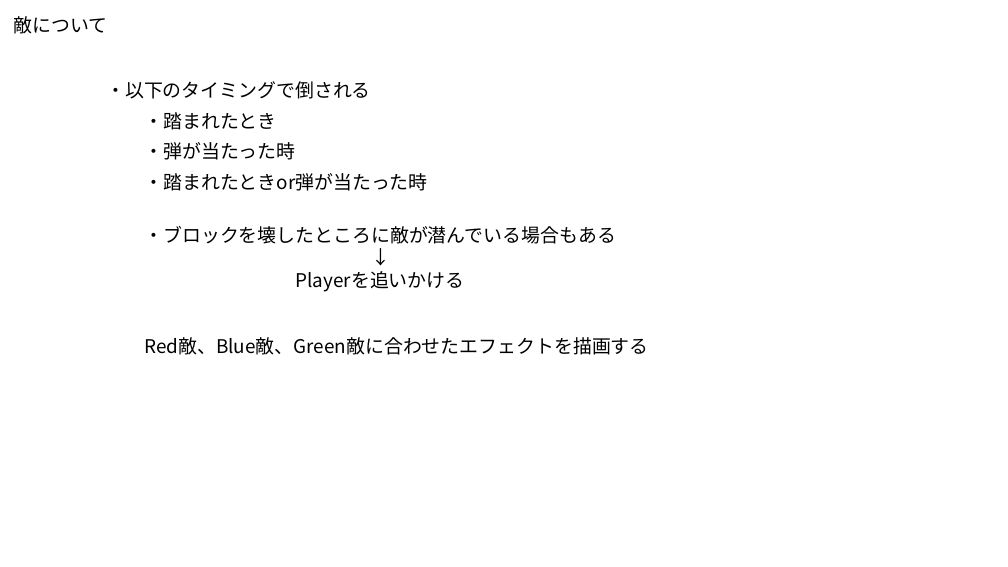
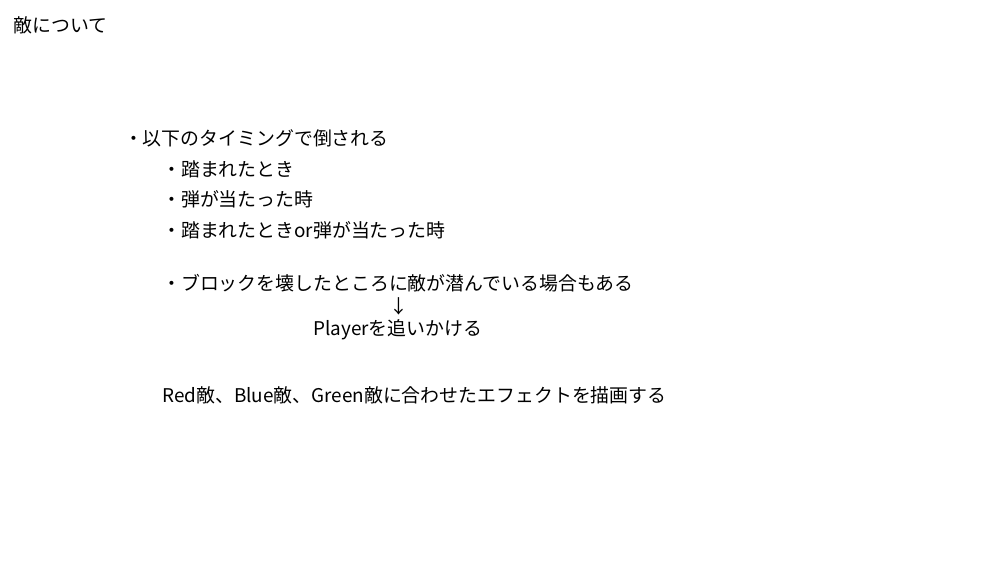
Before and after one commit to syo-ya/GameProductionPractice1, a slide deck: slide 1 of ゲーム制作課題「Breaking_UP」/仕様書/敵.pptx. Drawn at 1008x567 pixels with LibreOffice and Linux fonts; fonts in the diff are those of the drawing. Boxes give left, top, right and bottom in pixels: in the first picture for what was removed or moved away, otherwise in the second. Text is boxed around its words. In the diff, an @@ line names an element or a change of style, - is before the commit and + after.

```diff
--- a/ゲーム制作課題「Breaking_UP」/仕様書/敵.pptx
+++ b/ゲーム制作課題「Breaking_UP」/仕様書/敵.pptx
@@ text "・以下のタイミングで倒される": place and size @@
-text "・以下のタイミングで倒される" at <box>106,81,371,99</box>
+text "・以下のタイミングで倒される" at <box>124,129,389,147</box>
@@ 5 texts: place and size @@
-5 texts at <box>144,112,648,355</box>
+5 texts at <box>162,160,666,404</box>
```
